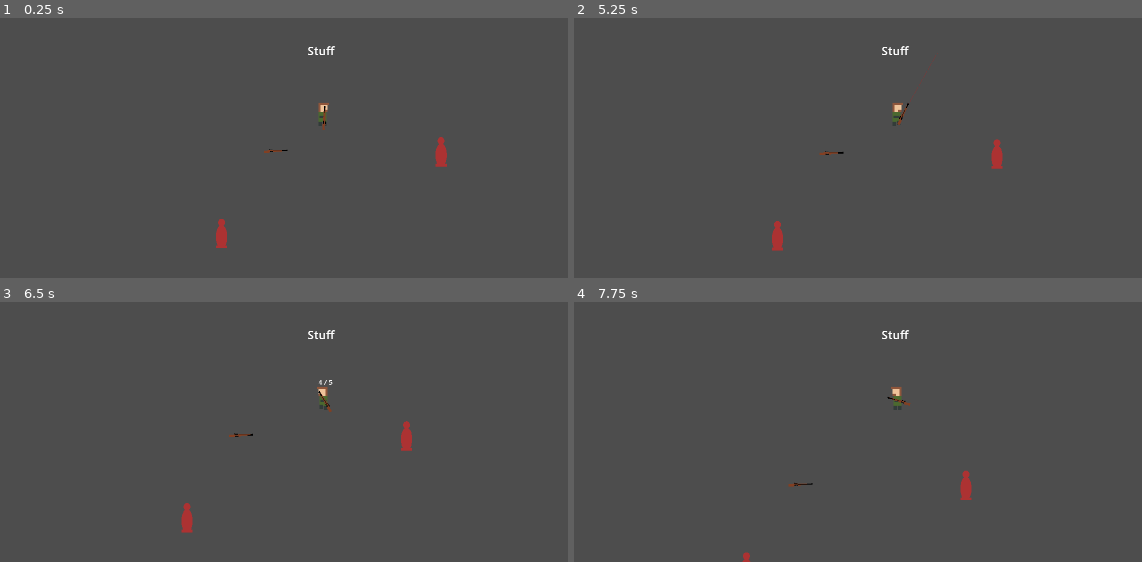
Above: before the commit, frames 1-4 (two rows, left to right).
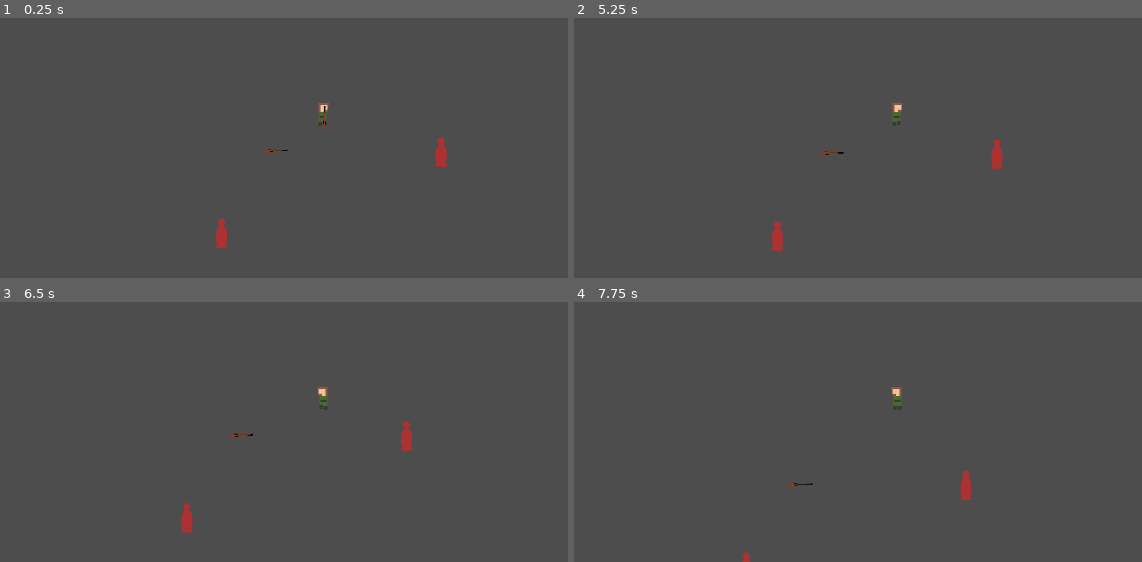
Above: after the commit, the same moments.

Repository: vikkio88/negghia
Game: Godot game, scene res://scenes/levels/test_area.tscn
Two runs of this game, one before a commit and one after it. Both use one fixed random seed, a clock stepped at 60 frames per second and the inputs below.
Inputs (mouse positions are in pixels of both pictures, inside the frame that each line leads up to):
- Up to frame 1 (0.25 s): no input
- Up to frame 2 (5.25 s): tap Enter at 0.5 s; move the mouse to (1073, 31) at 0.52 s; hold Right (right) 0.53-1.28 s; hold Right mouse button (aim) 0.53-1.28 s; tap Q (q) at 0.8, 1.35 s; move the mouse to (738, 75) at 1.27 s; hold Down (down) 1.28-2.03 s; click (738, 75) at 1.55 s; move the mouse to (outside the picture) at 2.02 s; hold Right (right) 2.03-2.78 s; hold Shift (sprint) 2.03-2.78 s; click (outside the picture) at 2.1 s; tap Space at 2.75 s; move the mouse to (858, 142) at 2.77 s; hold Up (up) 2.78-3.53 s; tap Shift (sprint) at 2.85 s; tap F (f, bound only after the commit) at 3.05, 3.6 s; move the mouse to (1136, 122) at 3.52 s; hold Left (left) 3.53-5.03 s; tap G (g, bound only after the commit) at 3.8, 4.35 s; tap R (reload) at 4.15 s; move the mouse to (outside the picture) at 4.27 s; right-click (outside the picture) at 4.55 s; move the mouse to (937, 54) at 5.02 s; hold Down (down) from 5.03 s (still down); hold Right mouse button (aim) from 5.03 s (still down)
- Up to frame 3 (6.5 s): tap Q (q) at 5.3, 5.85 s; move the mouse to (outside the picture) at 5.77 s; release Down (down) at 5.78 s; release Right mouse button (aim) at 5.78 s; hold Right (right) from 5.78 s (still down); click (outside the picture) at 6.05 s
- Up to frame 4 (7.75 s): move the mouse to (1073, 315) at 6.52 s; release Right (right) at 6.53 s; hold Up (up) 6.53-7.28 s; hold Shift (sprint) 6.53-7.28 s; click (1073, 315) at 6.6 s; move the mouse to (738, 359) at 7.27 s; hold Right (right) from 7.28 s (still down); tap Shift (sprint) at 7.35 s; tap F (f, bound only after the commit) at 7.55 s

The runs differ from the first frame. In frame 1, less than 0.1% of the frame differs, in the area x 54-59%, y 10-15%; in frame 2, 0.1%; in frame 3, 0.1%, in the area x 54-59%, y 10-43%; in frame 4, 0.1%.

Commit message:
implemented weapon/drop/pickup

Diff:
--- a/project.godot
+++ b/project.godot
@@ -77,6 +77,16 @@
 "events": [Object(InputEventKey,"resource_local_to_scene":false,"resource_name":"","device":0,"window_id":0,"alt_pressed":false,"shift_pressed":false,"ctrl_pressed":false,"meta_pressed":false,"pressed":false,"keycode":0,"physical_keycode":81,"unicode":0,"echo":false,"script":null)
 ]
 }
+f={
+"deadzone": 0.5,
+"events": [Object(InputEventKey,"resource_local_to_scene":false,"resource_name":"","device":0,"window_id":0,"alt_pressed":false,"shift_pressed":false,"ctrl_pressed":false,"meta_pressed":false,"pressed":false,"keycode":0,"physical_keycode":70,"unicode":0,"echo":false,"script":null)
+]
+}
+g={
+"deadzone": 0.5,
+"events": [Object(InputEventKey,"resource_local_to_scene":false,"resource_name":"","device":0,"window_id":0,"alt_pressed":false,"shift_pressed":false,"ctrl_pressed":false,"meta_pressed":false,"pressed":false,"keycode":0,"physical_keycode":71,"unicode":0,"echo":false,"script":null)
+]
+}
 
 [layer_names]
 
--- a/scenes/actors/hand.gd
+++ b/scenes/actors/hand.gd
@@ -1,10 +1,24 @@
 extends Node2D
 
 @onready var gun: Node2D = null
+@onready var rifle_scene = preload("res://scenes/items/weapons/rifle.tscn")
 
 var ads_lerp = 10
 var aim_default = Vector2(10,44)
 var aim_iron_sight = Vector2(50,-30)
+
+func _ready() -> void:
+	gun = $rifle
+	EventsBus.connect("gun_pickup", self.pickup_gun)
+
+func _process(delta: float) -> void:
+	if Input.is_action_pressed("aim") and has_gun() and is_within_ads_range():
+		position = position.lerp(aim_default + get_ads_position(), ads_lerp * delta)
+	else:
+		position = position.lerp(aim_default, ads_lerp * delta)
+
+	if Input.is_action_just_released("g"):
+		release_gun()
 
 func get_ads_position():
 	var multiplier = -1 if get_aimed_point().x < global_position.x else 1
@@ -12,15 +26,6 @@
 
 func is_within_ads_range() -> bool:
 	return get_aimed_point().distance_to(global_position) > 150
-
-func _ready() -> void:
-	gun = $rifle
-
-func _process(delta: float) -> void:
-	if Input.is_action_pressed("aim") and is_within_ads_range():
-		position = position.lerp(aim_default + get_ads_position(), ads_lerp * delta)
-	else:
-		position = position.lerp(aim_default, ads_lerp * delta)
 
 func set_aim(aim: bool) -> void:
 	if has_gun():
@@ -30,7 +35,6 @@
 	if has_gun():
 		var recoil = gun.shoot()
 		get_viewport().warp_mouse(get_viewport().get_mouse_position() + recoil)
-#		get_viewport().warp_mouse(get_local_mouse_position() + Vector2.ZERO)
 
 func reload() -> void:
 	if has_gun():
@@ -49,5 +53,16 @@
 func has_gun() -> bool:
 	return gun != null
 
+func release_gun() -> void:
+	if has_gun():
+		remove_child(gun)
+		gun = null
+
 func get_aimed_point()-> Vector2:
 	return get_global_mouse_position()
+
+func pickup_gun(type: String) -> void:
+	if type == "rifle":
+		var rifle = rifle_scene.instantiate()
+		add_child(rifle)
+		gun = rifle
--- a/scenes/hud/Hud.gd
+++ b/scenes/hud/Hud.gd
@@ -1,6 +1,9 @@
 extends CanvasLayer
 
-@onready var message = $message
+@onready var interaction: Label = $interaction
+@onready var interaction_key: Label = $interaction/action_key
+var can_interact = false
+var intereactable_callback: Callable = func (): pass
 
 
 
@@ -9,8 +12,22 @@
 	EventsBus.connect("interactable_on", self._on_interactable)
 	EventsBus.connect("interactable_off", self._off_interactable)
 
+func _process(delta: float) -> void:
+	if Input.is_action_just_released("f") and can_interact:
+		interact()
+
 func _on_interactable(item:String, action: String, callback : Callable):
-	message.text = "%s %s" % [action, item]
+	can_interact = true
+	interaction.text = "%s %s" % [action, item]
+	interaction_key.visible = true
+	intereactable_callback = callback
 
 func _off_interactable():
-	message.text = ""
+	interaction.text = ""
+	interaction_key.visible = false
+	can_interact = false
+	intereactable_callback = func (): pass
+
+func interact():
+	if can_interact:
+		intereactable_callback.call()
--- a/scenes/hud/Hud.tscn
+++ b/scenes/hud/Hud.tscn
@@ -5,7 +5,7 @@
 [node name="Hud" type="CanvasLayer"]
 script = ExtResource("1_xy7r2")
 
-[node name="message" type="Label" parent="."]
+[node name="interaction" type="Label" parent="."]
 anchors_preset = 8
 anchor_left = 0.5
 anchor_top = 0.5
@@ -16,8 +16,17 @@
 offset_right = 49.0
 offset_bottom = 26.0
 grow_horizontal = 2
+grow_vertical = 2
 size_flags_horizontal = 4
 size_flags_vertical = 8
 theme_override_font_sizes/font_size = 50
-text = "Stuff"
 metadata/_edit_use_anchors_ = true
+
+[node name="action_key" type="Label" parent="interaction"]
+visible = false
+offset_left = 32.0
+offset_top = -72.0
+offset_right = 72.0
+offset_bottom = -27.0
+theme_override_font_sizes/font_size = 30
+text = "F"
--- a/scenes/items/pickable.gd
+++ b/scenes/items/pickable.gd
@@ -5,8 +5,12 @@
 
 func _on_playerdetector_body_entered(body: Node2D) -> void:
 	print("player enter")
-	EventsBus.emit_signal("interactable_on", "Rifle", "Pickup", func(): queue_free())
+	EventsBus.emit_signal("interactable_on", "Rifle", "Pickup", self.pick_up)
 
 
 func _on_playerdetector_body_exited(body: Node2D) -> void:
 	EventsBus.emit_signal("interactable_off")
+
+func pick_up() -> void:
+	EventsBus.emit_signal("gun_pickup", "rifle")
+	queue_free()
--- a/scenes/items/weapons/rifle.gd
+++ b/scenes/items/weapons/rifle.gd
@@ -53,6 +53,7 @@
 	Line.add_point(get_local_mouse_position())
 
 func shoot() -> Vector2:
+
 	if not _can_fire:
 		return Vector2.ZERO
 
--- a/scenes/levels/test_area.tscn
+++ b/scenes/levels/test_area.tscn
@@ -22,8 +22,6 @@
 current = true
 
 [node name="Hud" parent="player/main_camera" instance=ExtResource("4_25clx")]
-grow_horizontal = 2
-grow_vertical = 2
 
 [node name="dummy" parent="." instance=ExtResource("2_f870b")]
 position = Vector2(1025, 411)
--- a/scripts/EventsBus.gd
+++ b/scripts/EventsBus.gd
@@ -3,5 +3,7 @@
 signal interactable_on(item: String, action: String, callback: Callable)
 signal interactable_off(callback: Callable)
 
+signal gun_pickup(item: String)
+
 func _ready() -> void:
 	pass
